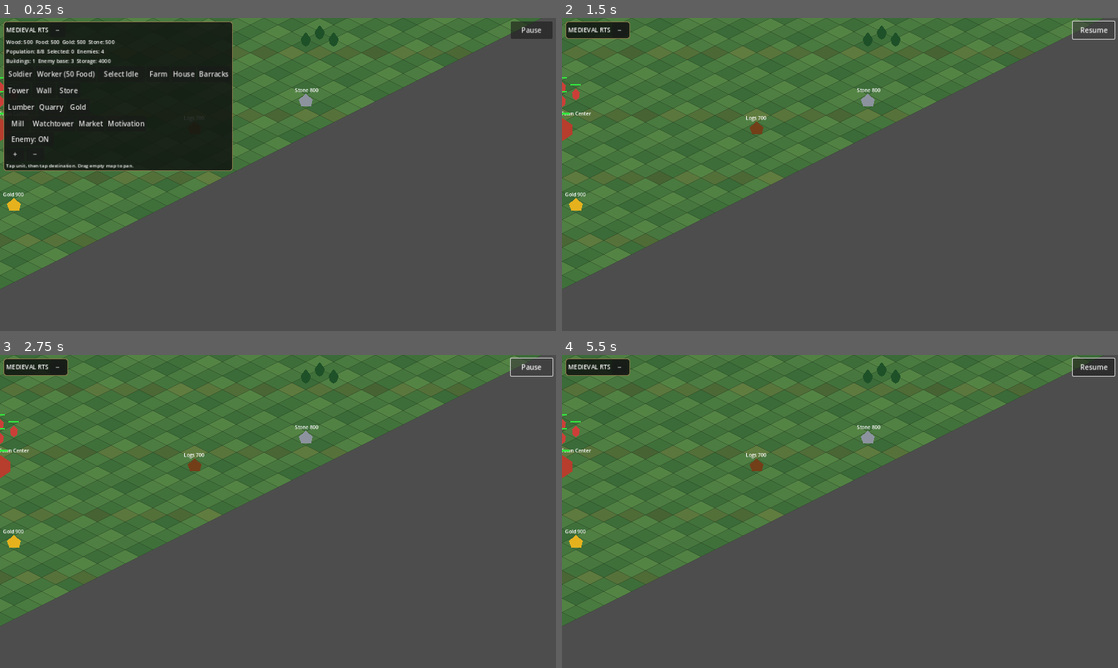
Above: before the commit, frames 1-4 (two rows, left to right).
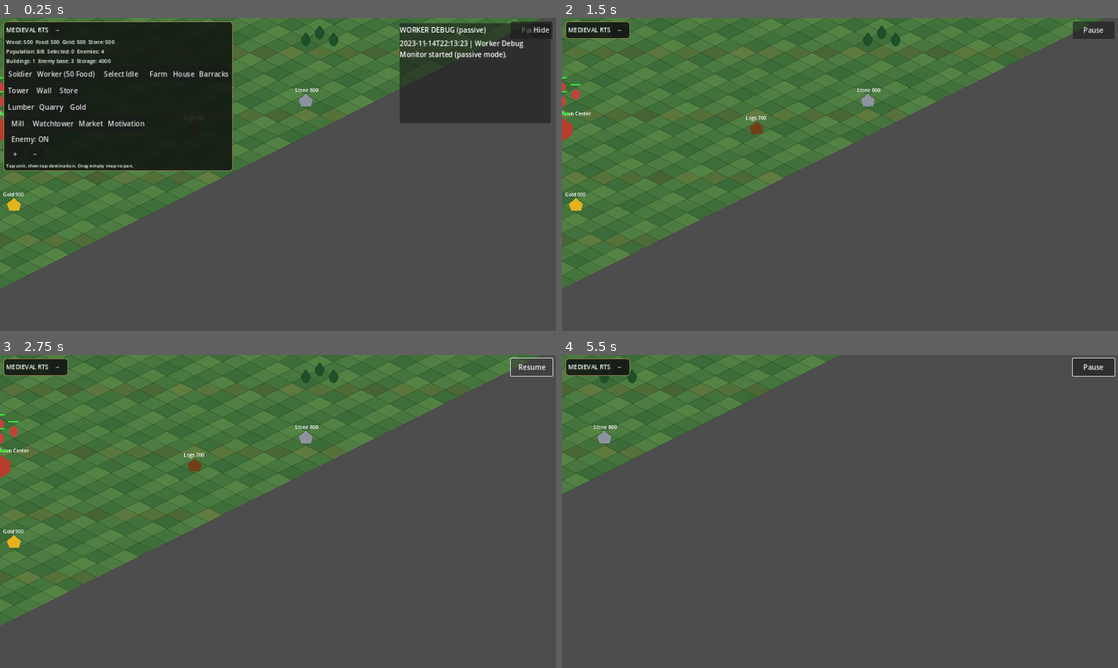
Above: after the commit, the same moments.

Repository: noub1234567-cmd/Medieval-RTS-Test
Game: Godot game, scene res://scenes/main.tscn
Same seed, same stepped clock (60 frames per second), same inputs: the game is played once before the commit and once after it.
Inputs (mouse positions are in pixels of both pictures, inside the frame that each line leads up to):
- Up to frame 1 (0.25 s): no input
- Up to frame 2 (1.5 s): click "−" at 0.5 s; click (1101, 30) at 1.25 s, where only the run after the commit has a clickable "Hide"
- Up to frame 3 (2.75 s): click "Resume" (after the commit: "Pause") at 2 s
- Up to frame 4 (5.5 s): click "Pause" (after the commit: "Resume") at 2.75 s; move the mouse to (962, 495) at 3.52 s; hold D 3.53-4.25 s; click (962, 495) at 3.67 s; drag from (728, 527) to (812, 574) at 4.27 s; move the mouse to (895, 442) at 5.02 s; hold D from 5.03 s (still down)

The runs differ from the first frame. In frame 1, 8.3% of the frame differs, in the area x 71-99%, y 1-34%; in frame 2, 0.1%; in frame 3, less than 0.1%; in frame 4, 33%, in the area x 0-99%, y 0-87%.

Commit message:
Attach passive worker debug monitor

Diff:
--- a/scripts/game.gd
+++ b/scripts/game.gd
@@ -95,6 +95,10 @@
 var building_cost := {"Farm": {"wood": 80, "gold": 30}, "House": {"wood": 100, "gold": 50}, "Barracks": {"wood": 150, " …(406 unchanged characters)…
 
 func _ready() -> void:
+	var worker_debug_monitor := Node.new()
+	worker_debug_monitor.set_script(load("res://scripts/worker_debug_monitor.gd"))
+	worker_debug_monitor.name = "WorkerDebugMonitor"
+	add_child(worker_debug_monitor)
 	var overlay := OverlayScene.instantiate()
 	overlay.name = "SelectionOverlay"
 	add_child(overlay)
